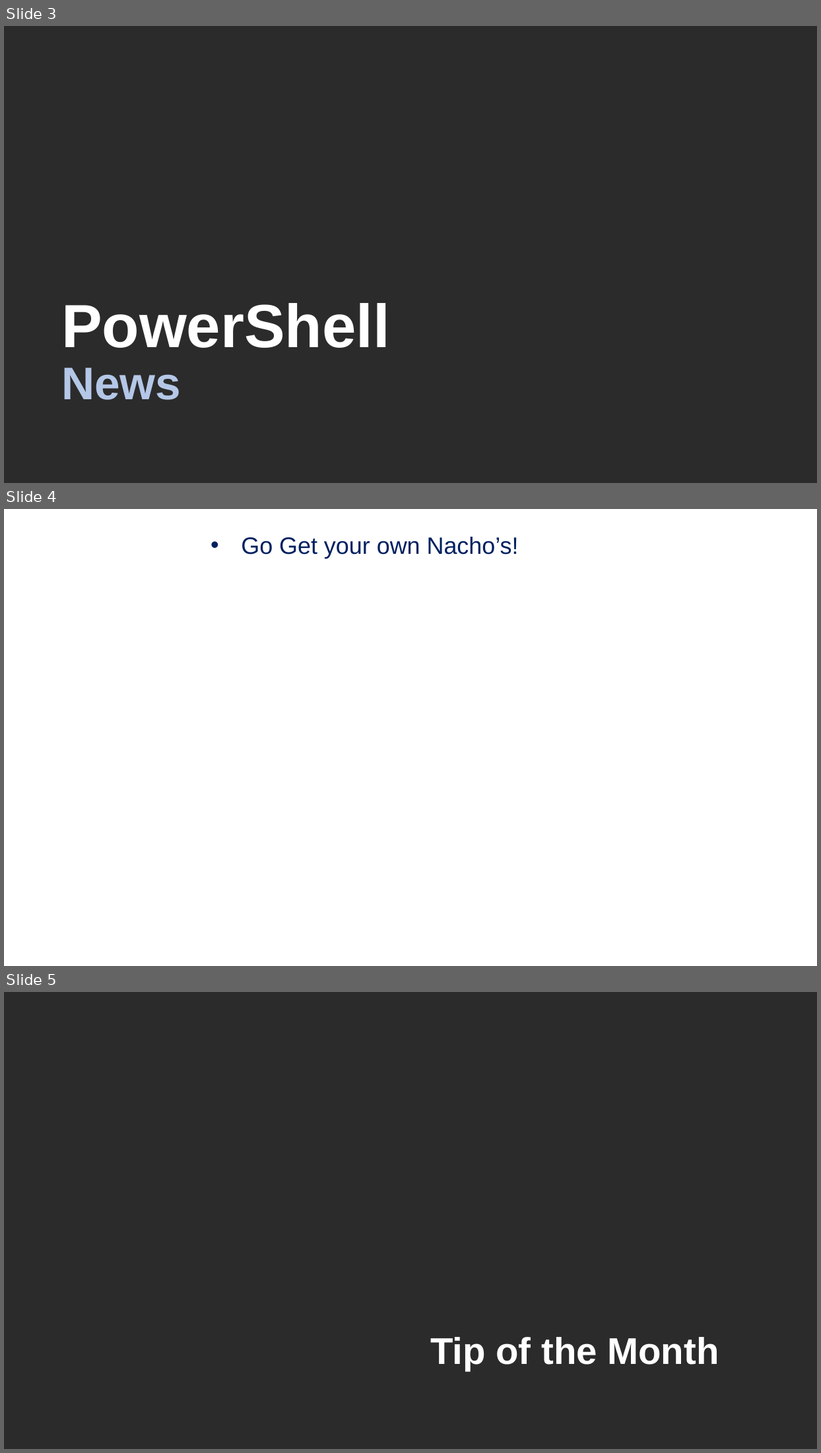
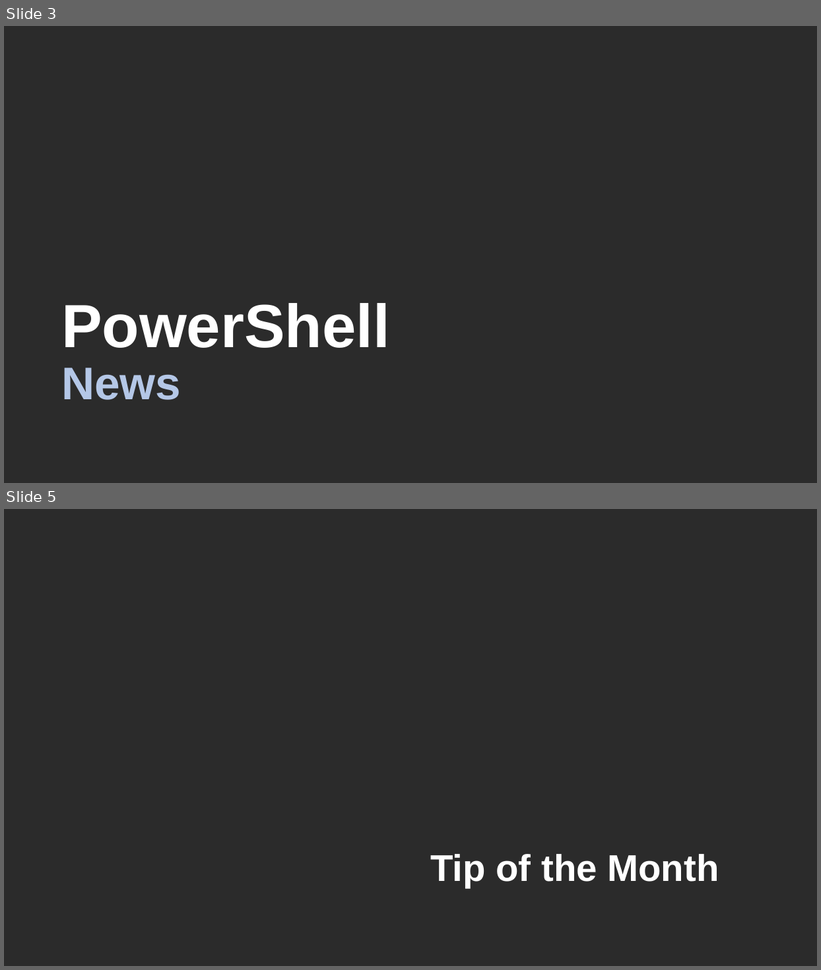
Before and after one commit to ZanattaMichael/BrisPug, a slide deck: Presentations/2020/01 - Jan - 21st/21st January.pptx. Shown one above the other, each under a label of ours: slides 3, 4 and 5 before the commit, slides 3 and 5 after it; the slides between them are not shown. The pictures are 821x1453 and 821x970 pixels, drawn with LibreOffice and Linux fonts; fonts in the diff are those of the drawing; background and template pictures are left out; a plain dark background stands for a picture behind light text. Boxes give left, top, right and bottom in pixels: in the first picture for what was removed or moved away, otherwise in the second. Text is boxed around its words. In the diff, an @@ line names an element or a change of style, - is before the commit and + after.

```diff
--- a/Presentations/2020/01 - Jan - 21st/21st January.pptx
+++ b/Presentations/2020/01 - Jan - 21st/21st January.pptx
@@ slide 4 removed at <box>4,509,817,966</box>, background picture (left out) @@
@@ text removed at <box>241,537,519,559</box> @@
-• Go Get your own Nacho’s!
```
Also in this commit, not shown: 2 slides changed, 1 slide added, 1 other slide removed, 3 other files.
